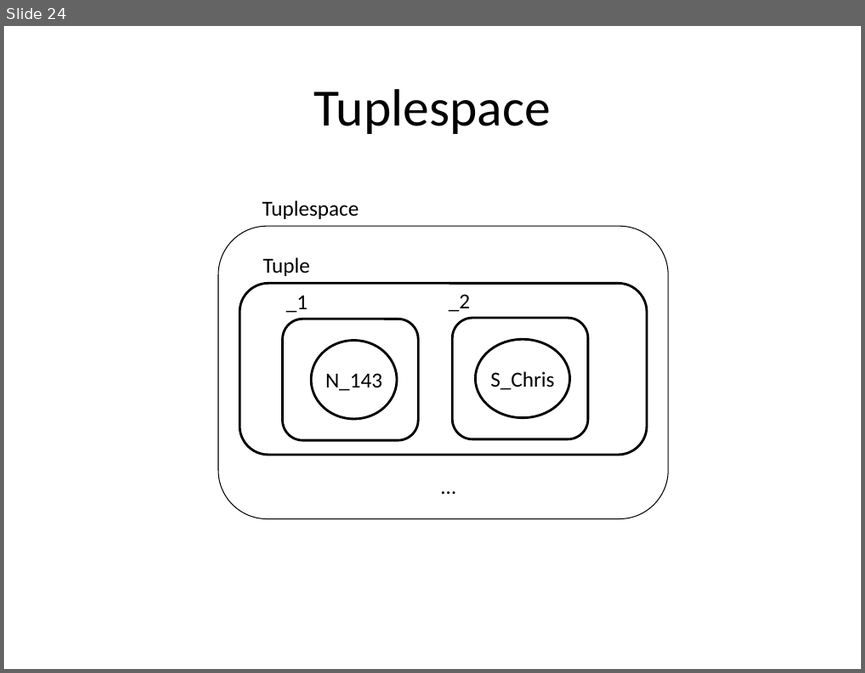
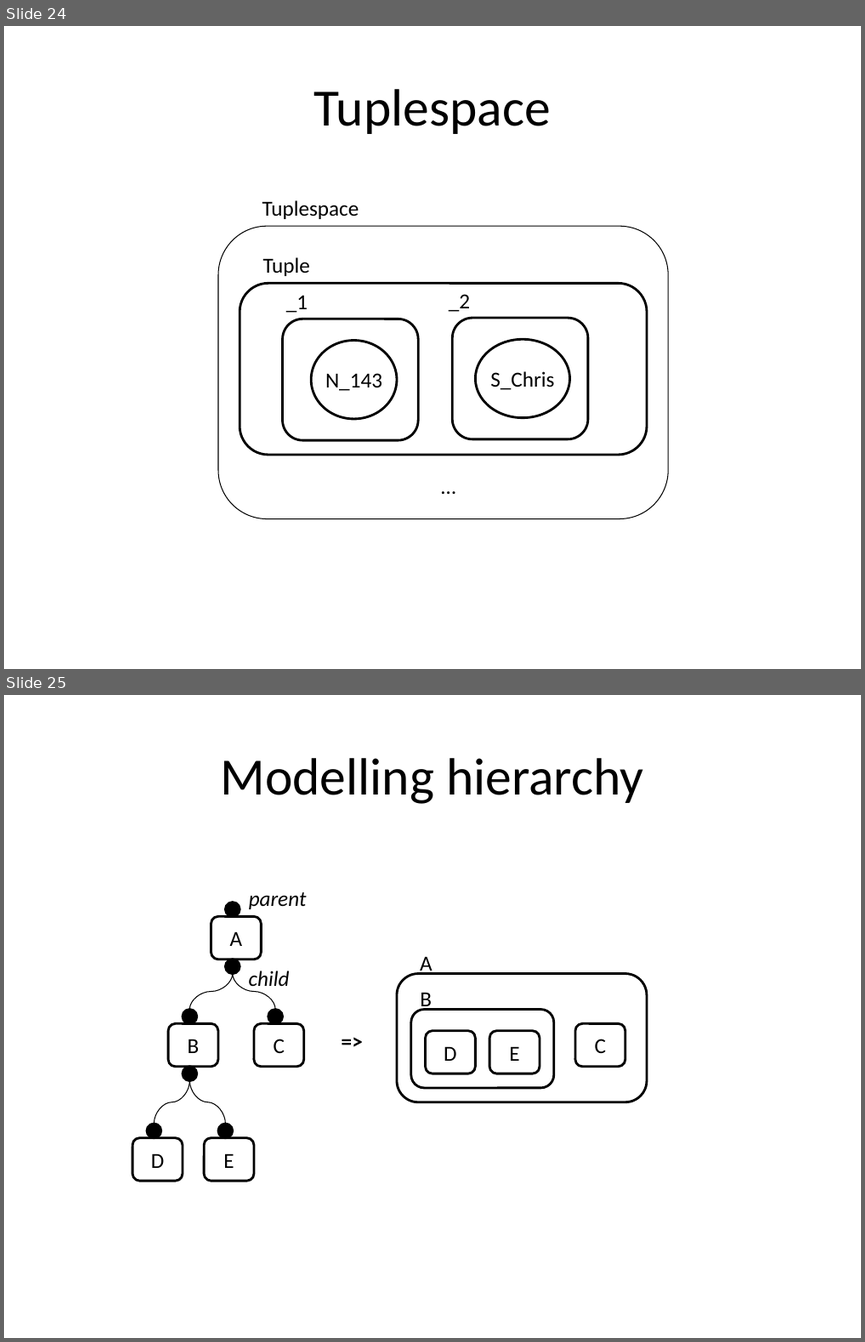
Before and after one commit to cgreenhalgh/bigraphspace, a slide deck: bigraphspace/docs/images/Cookbook_diagrams.pptx. Shown one above the other, each under a label of ours: slide 24 before the commit, slides 24 and 25 after it. The pictures are 865x673 and 865x1342 pixels, drawn with LibreOffice and Linux fonts; fonts in the diff are those of the drawing. Boxes give left, top, right and bottom in pixels: in the first picture for what was removed or moved away, otherwise in the second. Text is boxed around its words. In the diff, an @@ line names an element or a change of style, - is before the commit and + after.

```diff
--- a/bigraphspace/docs/images/Cookbook_diagrams.pptx
+++ b/bigraphspace/docs/images/Cookbook_diagrams.pptx
@@ slide 25 added at <box>4,695,861,1338</box>, background #FFFFFF @@
@@ title added at <box>221,758,643,804</box>, 44 pt, text #000000 @@
+Modelling hierarchy
@@ text added at <box>249,892,307,909</box>, 18 pt, text #000000, italic @@
+parent
@@ rounded rectangle added at <box>211,916,261,959</box>, fill #FFFFFF, outline #000000 2 pt, 18 pt, text #000000 @@
+A
@@ ellipse added at <box>225,902,239,917</box>, fill #000000, outline #000000 2 pt @@
@@ curved line added from (190, 1009) to (233, 974), #000000 0.75 pt @@
@@ ellipse added at <box>225,959,239,974</box>, fill #000000, outline #000000 2 pt @@
@@ curved line added from (276, 1009) to (233, 974), #000000 0.75 pt @@
@@ text added at <box>249,970,290,991</box>, 18 pt, text #000000, italic @@
+child
@@ rounded rectangle added at <box>397,974,647,1102</box>, fill #FFFFFF, outline #000000 2 pt @@
@@ text added at <box>420,956,432,975</box>, 18 pt, text #000000 @@
+A
@@ text added at <box>420,992,432,1011</box>, 18 pt, text #000000 @@
+B
@@ rounded rectangle added at <box>169,1023,218,1066</box>, fill #FFFFFF, outline #000000 2 pt, 18 pt, text #000000 @@
+B
@@ ellipse added at <box>182,1009,197,1024</box>, fill #000000, outline #000000 2 pt @@
@@ rounded rectangle added at <box>254,1023,304,1066</box>, fill #FFFFFF, outline #000000 2 pt, 18 pt, text #000000 @@
+C
@@ ellipse added at <box>268,1009,283,1024</box>, fill #000000, outline #000000 2 pt @@
@@ text added at <box>332,1023,370,1057</box>, 18 pt, text #000000, bold @@
+=>
@@ rounded rectangle added at <box>411,1009,554,1089</box>, fill #FFFFFF, outline #000000 2 pt @@
@@ rounded rectangle added at <box>575,1023,625,1066</box>, fill #FFFFFF, outline #000000 2 pt, 18 pt, text #000000 @@
+C
@@ rounded rectangle added at <box>426,1031,475,1074</box>, fill #FFFFFF, outline #000000 2 pt, 18 pt, text #000000 @@
+D
@@ rounded rectangle added at <box>490,1031,540,1074</box>, fill #FFFFFF, outline #000000 2 pt, 18 pt, text #000000 @@
+E
@@ ellipse added at <box>182,1066,197,1081</box>, fill #000000, outline #000000 2 pt @@
@@ curved line added from (190, 1081) to (154, 1123), #000000 0.75 pt @@
@@ curved line added from (225, 1123) to (190, 1081), #000000 0.75 pt @@
@@ ellipse added at <box>147,1123,161,1138</box>, fill #000000, outline #000000 2 pt @@
@@ ellipse added at <box>218,1123,233,1138</box>, fill #000000, outline #000000 2 pt @@
@@ rounded rectangle added at <box>132,1138,182,1181</box>, fill #FFFFFF, outline #000000 2 pt, 18 pt, text #000000 @@
+D
@@ rounded rectangle added at <box>204,1138,253,1181</box>, fill #FFFFFF, outline #000000 2 pt, 18 pt, text #000000 @@
+E
```
Also in this commit, not shown: 5 other slides added, 8 other files.
